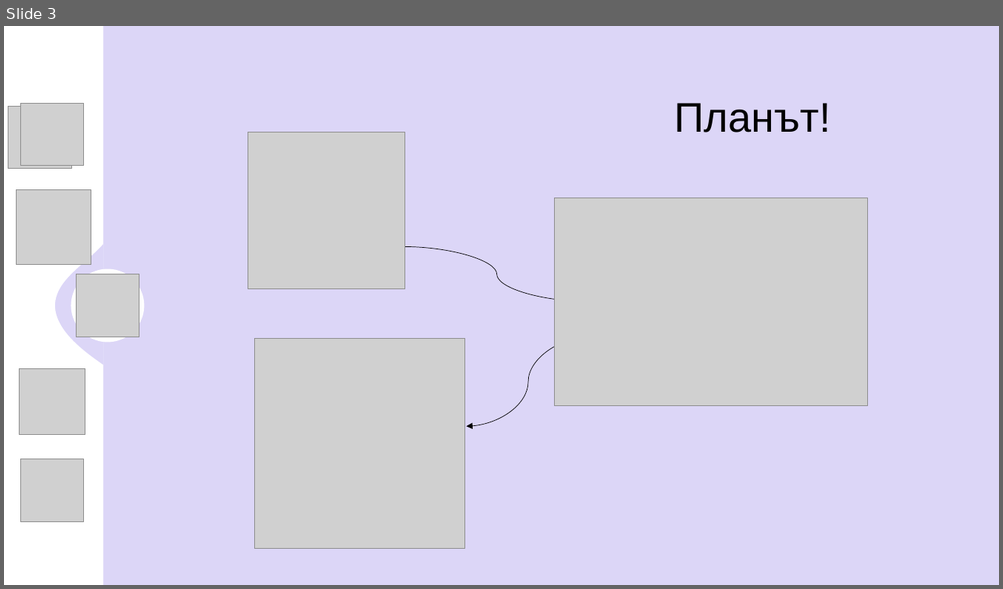
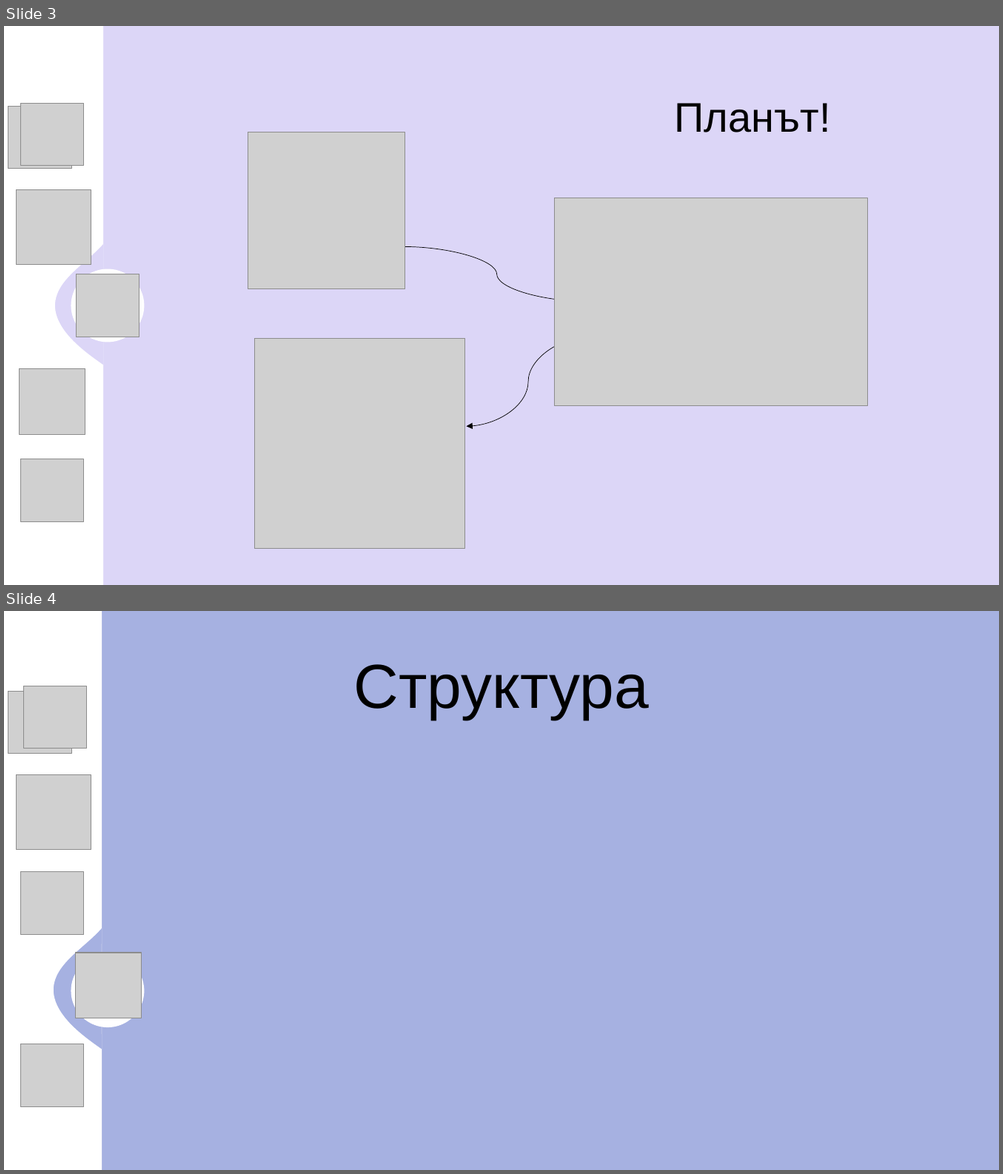
Before and after one commit to TYAtanasov21/AlTo, a slide deck: documents/Presentation.pptx. Shown one above the other, each under a label of ours: slide 3 before the commit, slides 3 and 4 after it. The pictures are 1003x589 and 1003x1174 pixels, drawn with LibreOffice and Linux fonts; fonts in the diff are those of the drawing; grey boxes stand for pictures; background and template pictures are left out. Boxes give left, top, right and bottom in pixels: in the first picture for what was removed or moved away, otherwise in the second. Text is boxed around its words. In the diff, an @@ line names an element or a change of style, - is before the commit and + after.

```diff
--- a/documents/Presentation.pptx
+++ b/documents/Presentation.pptx
@@ slide 4 added at (4,611,999,1170), background picture (left out) @@
@@ freeform shape added at (4,611,102,1170), fill #FFFFFF @@
@@ title added at (354,664,649,720), 60 pt, text #000000 @@
+Структура
@@ picture added at (8,691,72,754) @@
@@ picture added at (23,686,87,749) @@
@@ picture added at (17,775,91,850) @@
@@ picture added at (20,871,83,934) @@
@@ ellipse added at (71,955,144,1028), fill #FFFFFF, outline #FFFFFF 1 pt @@
@@ picture added at (76,953,142,1019) @@
@@ picture added at (20,1045,83,1107) @@
```
Also in this commit, not shown: 3 slides changed.
